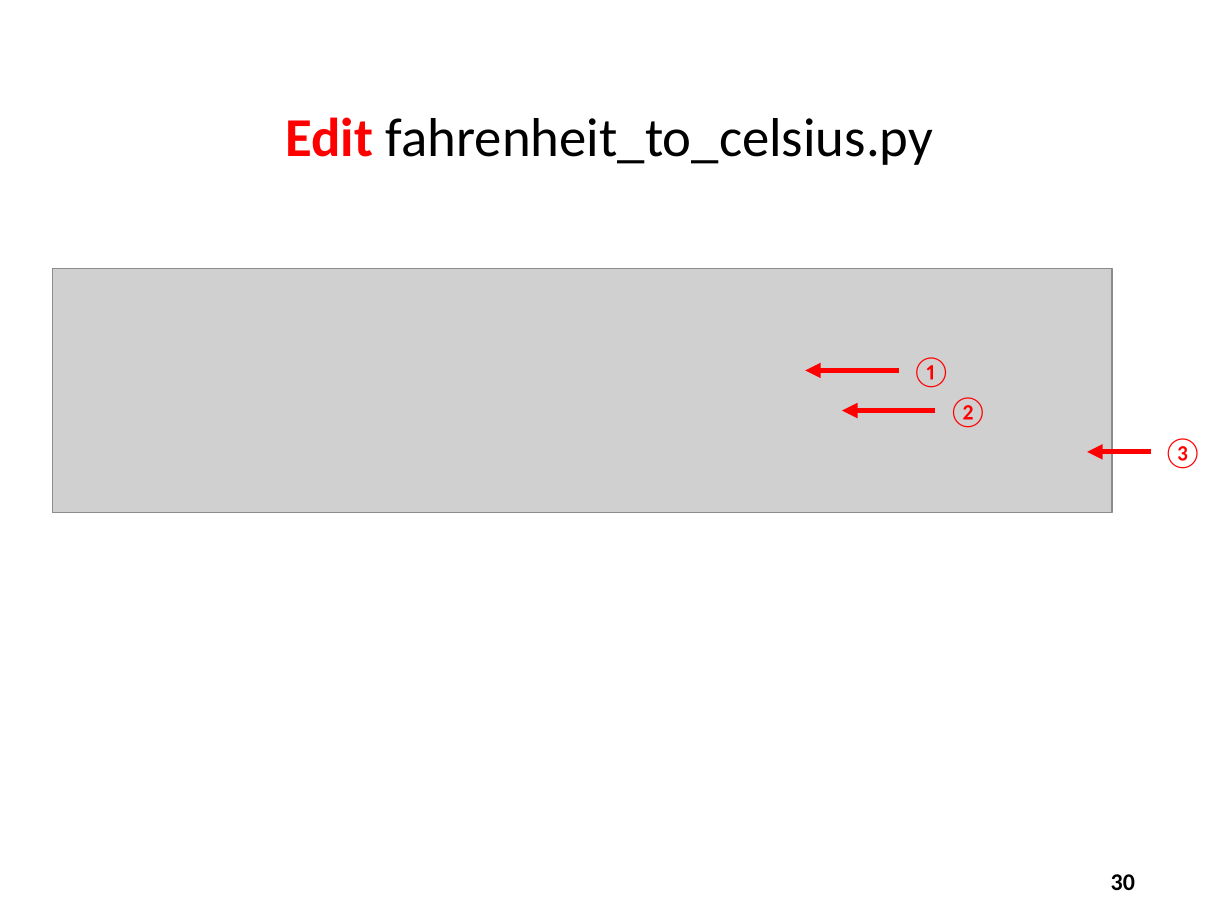
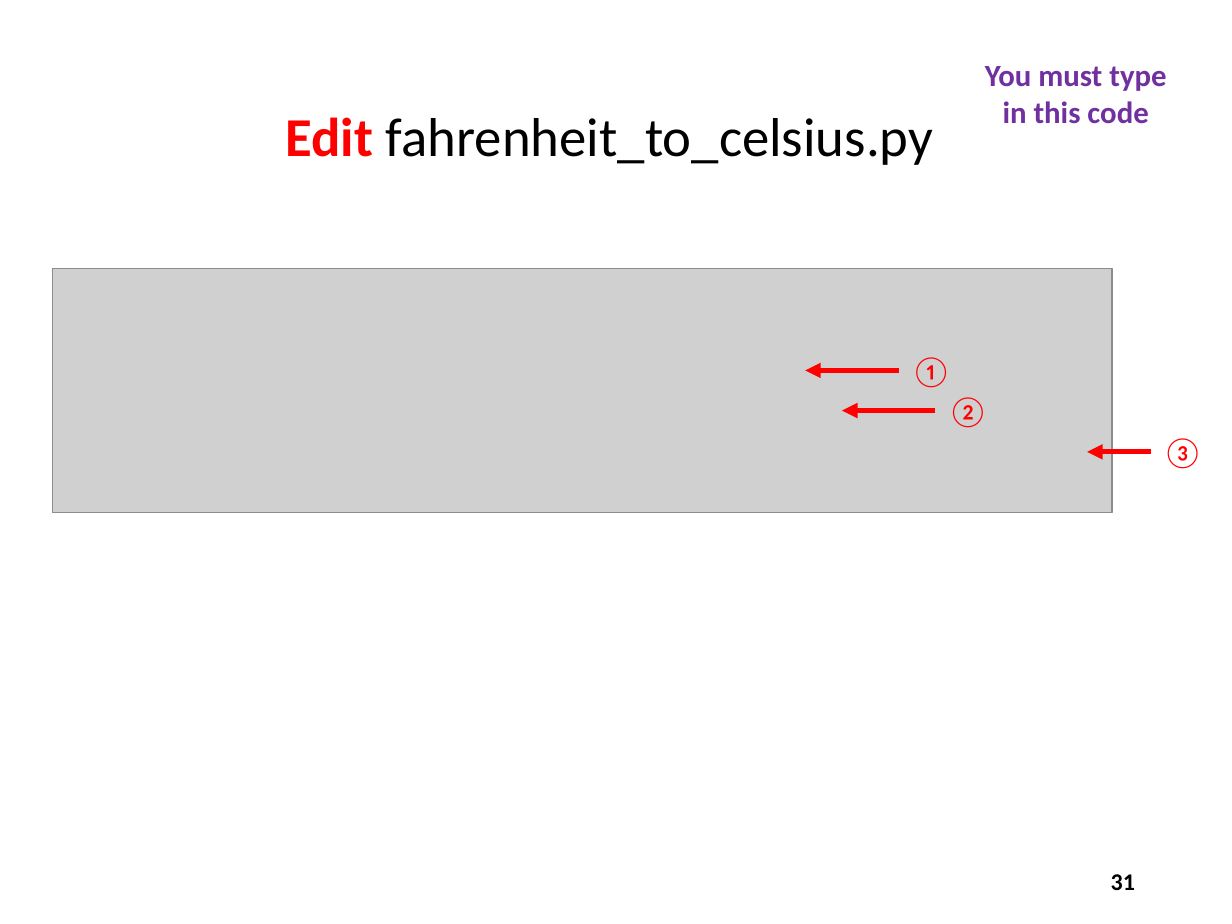
Before and after one commit to dbiersach/scicomp101, a slide deck: slide 31 of Session 02 - Python Fundamentals/Session 02 - Python Fundamentals.pptx (slide 30 before the commit). Drawn at 1232x924 pixels with LibreOffice and Linux fonts; fonts in the diff are those of the drawing; grey boxes stand for pictures. Boxes give left, top, right and bottom in pixels: in the first picture for what was removed or moved away, otherwise in the second. Text is boxed around its words. In the diff, an @@ line names an element or a change of style, - is before the commit and + after.

```diff
--- a/Session 02 - Python Fundamentals/Session 02 - Python Fundamentals.pptx
+++ b/Session 02 - Python Fundamentals/Session 02 - Python Fundamentals.pptx
@@ text added at [985,66,1166,124], 18 pt, text #7030A0, bold @@
+You must type in this code
@@ page number at [1111,874,1135,890]: text changed @@
-30
+31
```
Also in this commit, not shown: 12 other slides changed, 1 slide added.
